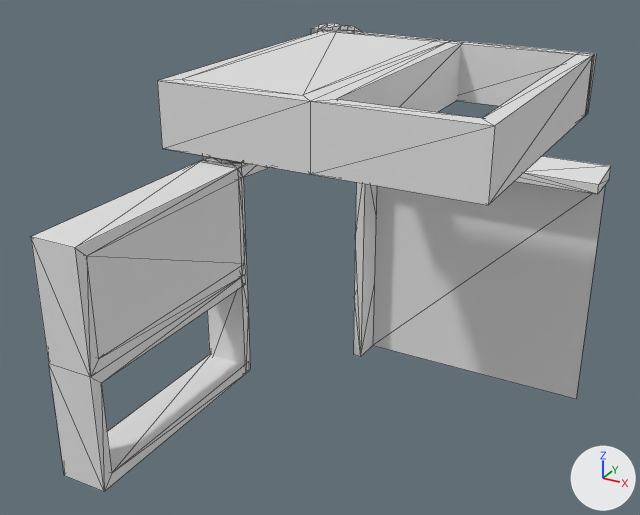
The OBJ model data/bmc/SET_4W2C/t_032.obj, before and after one commit.
Before and after are seen from a 50 mm camera at (0.812, -1.495, 0.578) aimed at (0.061, -0.13, -0.104). The lights are fixed; the arrows at lower right show +X, +Y and +Z. Mesh edges are drawn as thin lines. Where no turn or scale is listed for an object, it has been applied to the vertices.

Script lines for the objects in view, before the commit:
```python
me_t_032 = bpy.data.meshes.new('t_032')
me_t_032.from_pydata(...)  # 278 vertices, 534 faces; spans x -0.301..0.5, y -0.5..0.287, z -0.5..0.301
ob_t_032 = bpy.data.objects.new('t_032', me_t_032)
ob_t_032.location = (0.0, 0.0, 0.0)
```
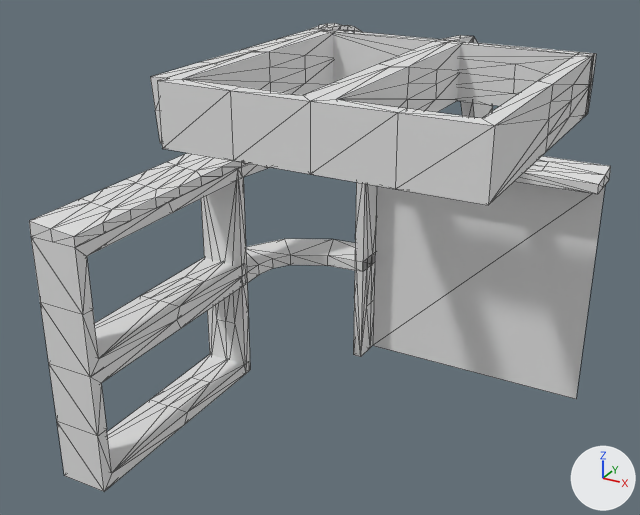
Pixel boxes [x1, y1, x2, y2] of what changed, in the pictures (640 x 515 px):
't_032', reshaped
    before: [31, 23, 611, 491]
    after: [29, 23, 611, 491]
part 1 of me_t_032, added
    after: [29, 29, 611, 491]
part 2 of me_t_032, added
    after: [310, 99, 495, 205]
part 3 of me_t_032, added
    after: [49, 364, 112, 491]

The edits, one by one:
me_t_032 is used by ob_t_032; location (0.0, 0.0, 0.0).
me_t_032 had 278 vertices, 534 faces and spanned x -0.301..0.5, y -0.5..0.287, z -0.5..0.301.
me_t_032 now has 607 vertices, 1218 faces and spans x -0.301..0.5, y -0.5..0.287, z -0.5..0.301.
me_t_032 part 1: 321 vertices added at x -0.3..0.5, y -0.5..0.286, z -0.5..0.3.
me_t_032 part 2: 4 vertices added at x 0.375, y -0.5..-0.475, z 0.2..0.3.
me_t_032 part 3: 4 vertices added at x -0.3..-0.2, y -0.5..-0.475, z -0.375.
